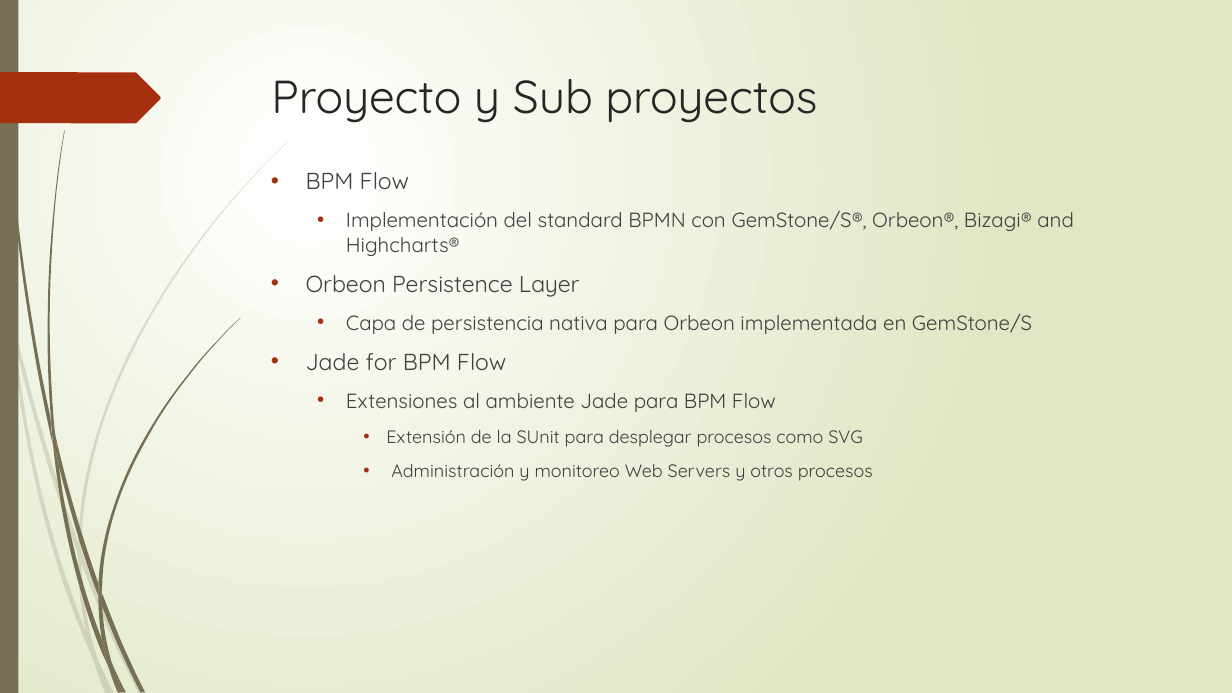
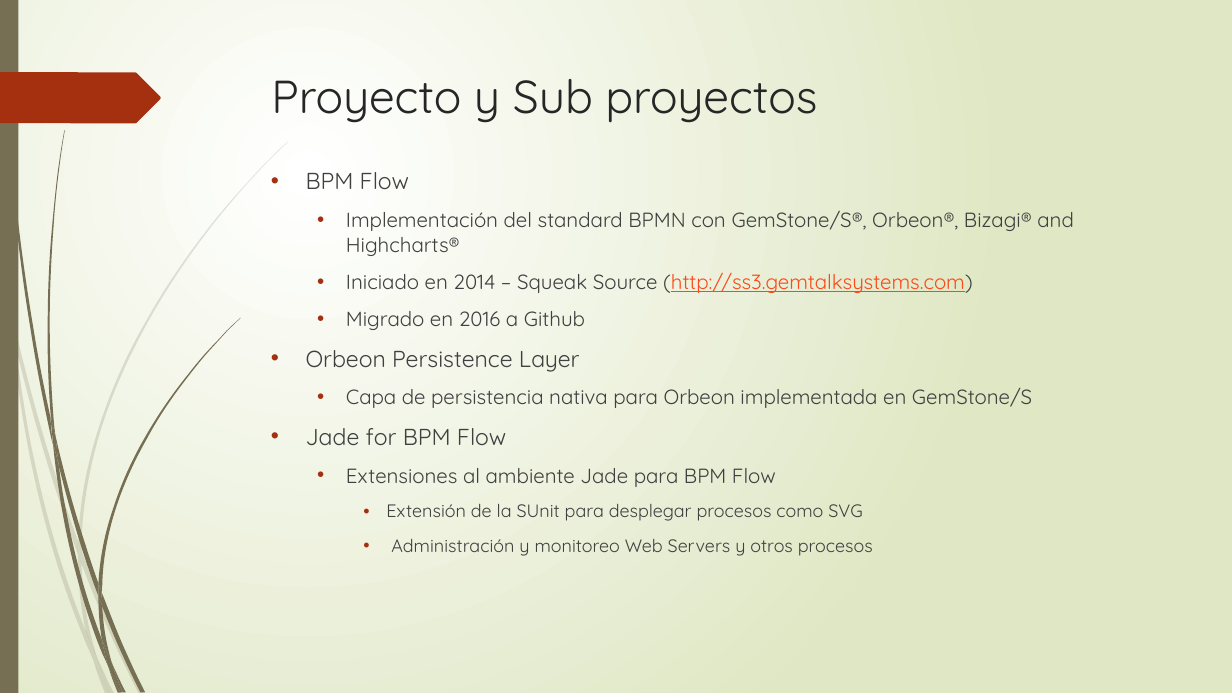
Before and after one commit to brunobuzzi/BpmFlow, a slide deck: slide 2 of documents/spanish/Proyecto BPM Flow.pptx. Drawn at 1232x693 pixels with LibreOffice and Linux fonts; fonts in the diff are those of the drawing. Boxes give left, top, right and bottom in pixels: in the first picture for what was removed or moved away, otherwise in the second. Text is boxed around its words. In the diff, an @@ line names an element or a change of style, - is before the commit and + after.

```diff
--- a/documents/spanish/Proyecto BPM Flow.pptx
+++ b/documents/spanish/Proyecto BPM Flow.pptx
@@ text at <box>346,273,973,330</box>: paragraphs added @@
+  • Iniciado en 2014 – Squeak Source (http://ss3.gemtalksystems.com)
+  • Migrado en 2016 a Github
```
Also in this commit, not shown: 5 other slides changed.
